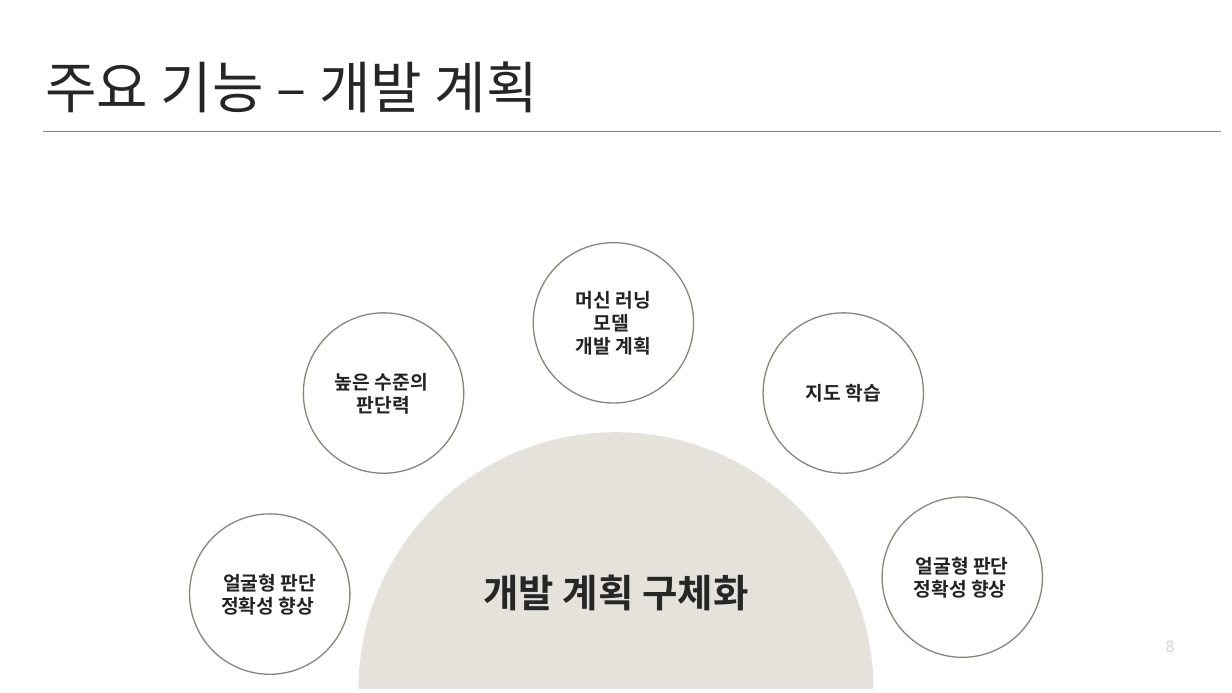
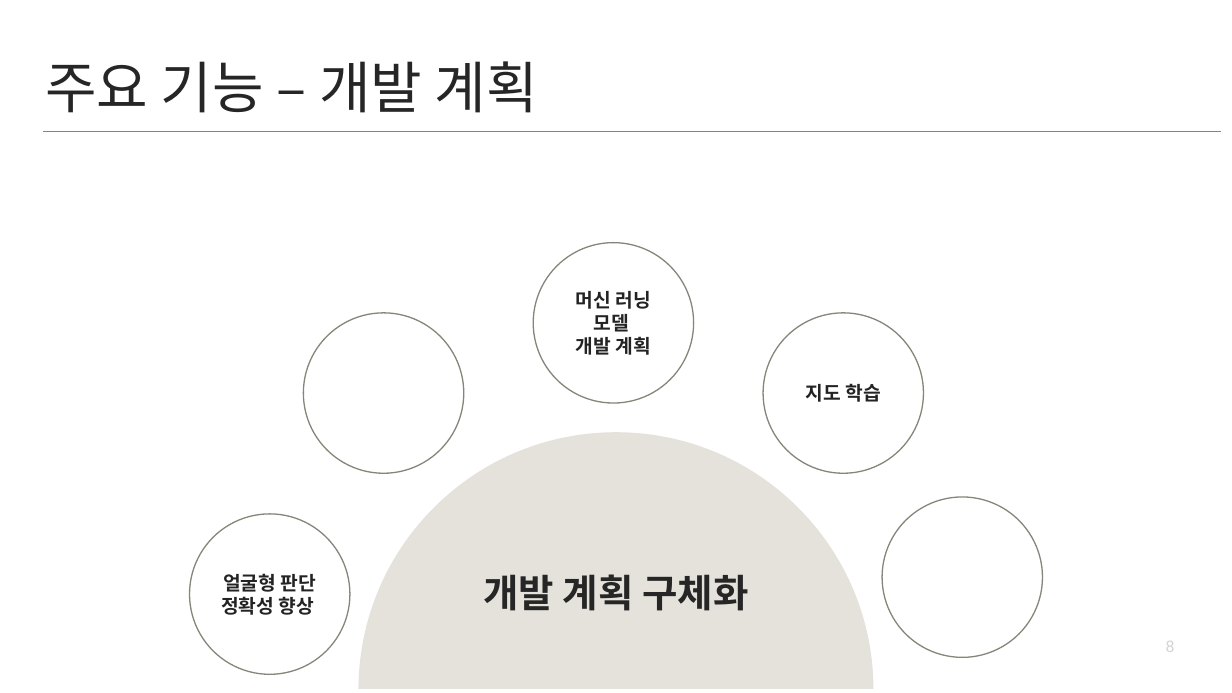
Before and after one commit to kookmin-sw/capstone-2021-14, a slide deck: slide 8 of docs/Capstone-team14-presentation.pptx. Drawn at 1232x693 pixels with LibreOffice and Linux fonts; fonts in the diff are those of the drawing. Boxes give left, top, right and bottom in pixels: in the first picture for what was removed or moved away, otherwise in the second. Text is boxed around its words. In the diff, an @@ line names an element or a change of style, - is before the commit and + after.

```diff
--- a/docs/Capstone-team14-presentation.pptx
+++ b/docs/Capstone-team14-presentation.pptx
@@ text in ellipse at box(335, 373, 428, 414): text removed @@
-높은 수준의
-판단력
@@ text in ellipse at box(914, 556, 1008, 598): text removed @@
-얼굴형 판단
-정확성 향상
```
Also in this commit, not shown: 2 other slides changed, 2 other files.
